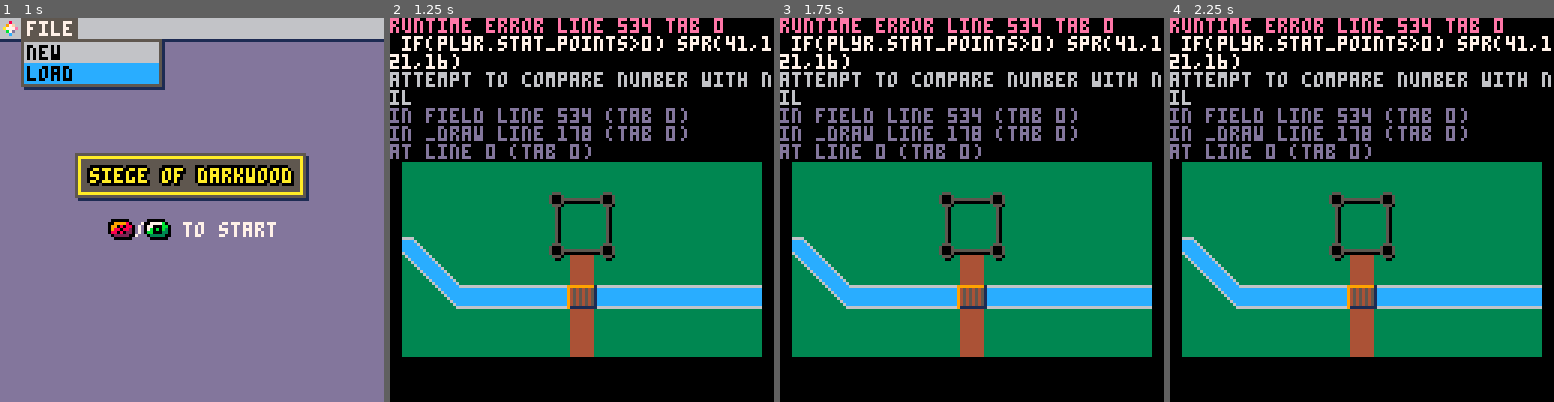
Above: before the commit, frames 1-4 (left to right).
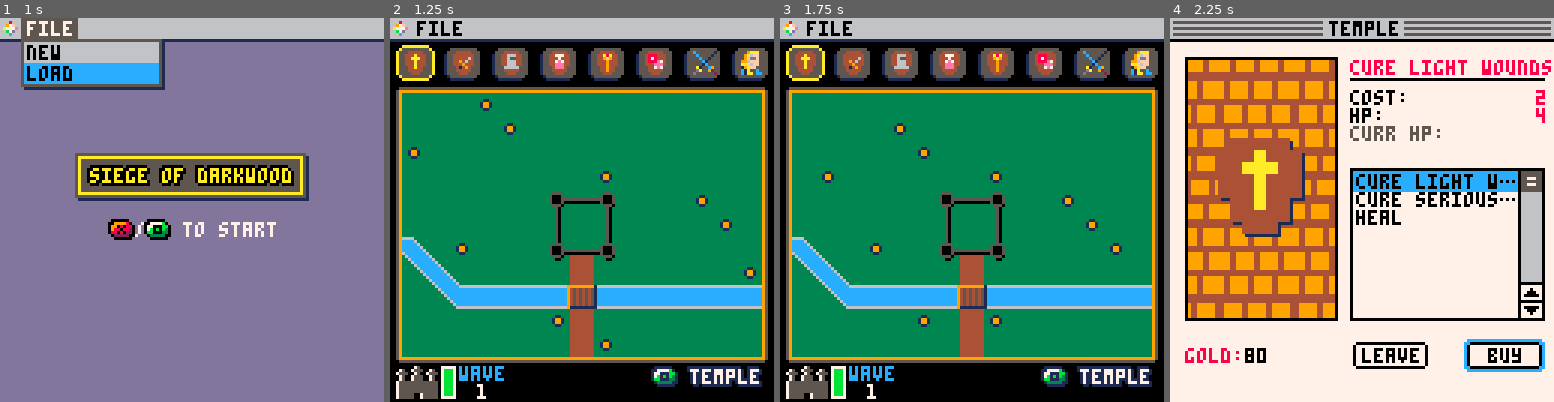
Above: after the commit, the same moments.

Repository: jessekremer/siege-of-darkwood
Game: PICO-8 cartridge siege_of_darkwood.p8
Same seed, same stepped clock (60 frames per second), same inputs: the game is played once before the commit and once after it.
Inputs:
- Up to frame 1 (1 s): tap O (Z key) at 0.33 s; tap Down at 0.7 s
- Up to frame 2 (1.25 s): tap O (Z key) at 1.07 s
- Up to frame 3 (1.75 s): tap X (X key) at 1.43 s
- Up to frame 4 (2.25 s): hold Up from 1.97 s (still down); tap X (X key) at 2.07 s; tap O (Z key) at 2.22 s

Frame 1 is identical in both runs. In frame 2, 39% of the frame differs, in the area x 0-100%, y 0-100%; in frame 3, 39%; in frame 4, 96%.
Error before the commit: runtime error line 534 tab 0; if(plyr.stat_points>0) spr(41,121,16); attempt to compare number with nil

Commit message:
Added animation system. Fixed wave advancement after battles.

Diff:
--- a/siege_of_darkwood.p8
+++ b/siege_of_darkwood.p8
@@ -6,8 +6,8 @@
 		x=8,
 		y=8,
 		lvl=1,
-		hp=10,
-		curr_hp=10,
+		hp=14,
+		curr_hp=14,
 		gold=80,
 		exp=0,
 		ac=10,
@@ -33,8 +33,8 @@
 		potions={},
 		bs="c"
 		}
-	reset_plyr=plyr
-	save_plyr={}
+	reset_plyr={}
+	save_plyr=deepcopy(plyr)
 	save_fmap={}
 	save_wave=1
 
@@ -144,8 +144,9 @@
 end
 
 function _update()
+	if(plyr.win and btnp(ユか✽ゆ)) reset()
 	if(plyr.dead and btnp(🅾️)) then
-		_init()
+		reset()
 	elseif (gamestate==0 and (btnp(🅾️) or btnp(❎)) and fmenu==false) then
 			fmenu=true
 	elseif (fmenu) then
@@ -176,6 +177,7 @@
 	if (wave_reset) wave_init()
 	if (gamestate==0) then
 		title_screen()
+		reset_plyr=deepcopy(plyr)
 	elseif (gamestate==1) then
 		cls()
 		field()
@@ -261,7 +263,6 @@
 	--spr(icon,27,53)
 	--sspr( sx, sy, sw, sh, dx, dy, [dw,] [dh,] [flip_x,] [flip_y] )
 	sspr(104,8,8,8,17,41,32,32)
-	--sspr(104,8,8,8,15,39,34,34)
 	sspr(icon,8,8,8,16,40,32,32)
 
 	--textbox
@@ -401,7 +402,6 @@
 function scroll_bar(x,y,h)
 	scy=y+(h/list_max)*(list_start+list_pos-1)-(h/list_max)
 	if(scy>y+h-10) scy=y+h-10
-	--if(list_pos+list_start==list_limit) scy=y+h-10
 	spr(18,x,scy)
 
     palt(0,false)
@@ -414,6 +414,26 @@
 
 -->8
 --helper
+function animate(tbl)
+	if(tbl.offset>=tbl.spd) then
+		if(tbl.size=="s") then
+		    rn=ceil(rnd(3))
+		    if(rn==1) tbl.spr=tbl.stspr+16
+		    if(rn==2) tbl.spr=tbl.stspr+17
+		    if(rn==3) tbl.spr=tbl.stspr+1
+		else
+		    rn=ceil(rnd(4))
+		    if(rn==1) tbl.spr=tbl.stspr+16
+		    if(rn==2) tbl.spr=tbl.stspr+17
+		    if(rn==3) tbl.spr2=tbl.stspr
+		    if(rn==4) tbl.spr2=tbl.stspr+1
+		end
+		tbl.offset=0
+	else
+		tbl.offset+=1
+	end
+end
+
 function centre_text(str)
 	pos=((32*4)-(#str*4))/2
 	return pos
@@ -582,6 +602,10 @@
 			end
 		end
 	end
+	pset(2,23,0)
+	pset(2,114,0)
+	pset(125,114,0)
+	pset(125,23,0)
 end
 
 function field_active()
@@ -894,12 +918,13 @@
 		if (fmap[r][y].type!="x") then
 			fmap[r][y].type="e"
 			gbl={creature="goblin",spr=192,{}}
-			orc={creature="orc",spr=193,{}}
-			hob={creature="hobgoblin",spr=195,{}}
-			cap={creature="guard captain",spr=197,{}}
-			ogr={creature="ogre",spr=196,{}}
-			kgt={creature="knight",spr=194,{}}
-			if(wave==1) rn=rnd({gbl,gbl,gbl,orc})
+			orc={creature="orc",spr=194,{}}
+			hob={creature="hobgoblin",spr=224,{}}
+			cap={creature="guard captain",spr=228,{}}
+			ogr={creature="ogre",spr=226,{}}
+			kgt={creature="knight",spr=196,{}}
+			hgiant={creature="hill giant",spr=200,{}}
+			if(wave==1) rn=rnd({gbl,gbl,gbl,hob})
 			if(wave==2) rn=rnd({gbl,gbl,hob,orc,{gbl,gbl}})
 			if(wave==3) rn=rnd({orc,hob,{hob,gbl},hob})
 			if(wave==4) rn=rnd({cap,{orc,hob},cap,hob})
@@ -1053,7 +1078,8 @@
 		line(64,25+spc,73,25+spc,7)
 		line(64,25+spc,64,34+spc,7)
 		rectfill(65,26+spc,74,35+spc,0)
-		spr(enemy[i].spr,66,27+spc)
+		--enemy avatar
+		spr(enemy[i].stspr,66,27+spc)
 		--dead
 		if (enemy[i].curr_hp<=0) spr(49,66,27+spc)
 		print(enemy[i].type,77,25+spc,7)
@@ -1088,7 +1114,11 @@
 	rect(bx+1,by,bx+58,92,7)
 	spr(11,bc,74)
 	for i=1,#enemy do
-		if(enemy[i].curr_hp>0) spr(enemy[i].spr+16,(i)*bp,by+30)
+		if(enemy[i].curr_hp>0) then
+			animate(enemy[i])
+			spr(enemy[i].spr,(i)*bp,by+30)
+			if(enemy[i].size=="l") spr(enemy[i].spr2,(i)*bp,by+22)
+		end
 	end
 
 	if(plyr.curr_hp<=0) plyr.dead=true plyr.x=8 plyr.y=8
@@ -1110,12 +1140,13 @@
 		end
 		tlog="enemies drop "..tostr(gold).." gp and "..tostr(xp).." experience. "
 		level(plyr.exp)
-	end
-end
-
-function battle_attack()
-	if (hit(e[epos].ac,plyr.str,0)) then
-		d=dmg(plyr.d,0)
+		wave_adv=true
+	end
+end
+
+--[[function battle_attack()
+	if (hit(e[epos].ac,plyr.dex)) then
+		d=dmg(plyr.d,bonus(plyr.str))
 		if (e[epos].curr_hp-d >= 0) then
 			e[epos].curr_hp-=d
 		else
@@ -1126,7 +1157,7 @@
 		log="derek missed "..e[epos].type
 	end
 	return log
-end
+end]]--
 
 function battle_list(items,type)
 	pad=12
@@ -1180,8 +1211,8 @@
 end
 
 function attack(atk,def)
-	if (hit(def.ac,atk.str,0)) then
-		d=dmg(atk.d,0)
+	if (hit(def.ac,atk.dex)) then
+		d=dmg(atk.d,bonus(atk.str))
 		if (def.curr_hp-d >= 0) then
 			def.curr_hp-=d
 		else
@@ -1201,21 +1232,22 @@
 end
 
 function spell(atk,def,style,spell)
-	if (hit(def.ac,atk.str,0)) then
+	if (hit(def.ac,atk.dex)) then
 		if(style=="spell") then
+			d=bonus(atk.int)
 			if(spell=="fire bolt") then
 				if(lvl>=17) then
-					d=droll(4,10)
+					d+=droll(4,10)
 				elseif(lvl >= 11) then
-					d=droll(3,10)
+					d+=droll(3,10)
 				elseif(lvl >= 5) then
-					d=droll(2,10)
+					d+=droll(2,10)
 				else
-					d=droll(1,10)
+					d+=droll(1,10)
 				end
 			end
-			if(spell=="lightning") d=droll(8,6)
-			if(spell=="disintegrate") d=droll(10,6)+40
+			if(spell=="lightning") d+=droll(8,6)
+			if(spell=="disintegrate") d+=droll(10,6)+40
 		else
 			d=dmg(atk.d,0)
 		end
@@ -1248,11 +1280,11 @@
 	return log
 end
 
-function hit(ac,str,bns)
+function hit(ac,bns)
 	hit_result=false
 	dice=ceil(rnd(20))
 
-	if (dice+bns+bonus(str) > ac) hit_result=true
+	if (dice+bonus(bns) > ac) hit_result=true
 
 	return hit_result
 end
@@ -1285,7 +1317,7 @@
    end
 end
 
-function bonus(stat)--**
+function bonus(stat)
 	b=0
 	comp=1
 	for i=-5,10 do
@@ -1301,26 +1333,6 @@
 
 function level(xp)
 	lvl = plyr.lvl
-	--max number in pico-8 is 32768
-	--[[if(xp>=30 and lvl<2) lvl=2 xp-=30
-	if(xp>=60 and lvl<3) lvl=3 xp-=60
-	if(xp>=180 and lvl<4) lvl=4 xp-=180
-	if(xp>=380 and lvl<5) lvl=5 xp-=380
-	if(xp>=750 and lvl<6) lvl=6 xp-=750
-	if(xp>=900 and lvl<7) lvl=7 xp-=900
-	if(xp>=1100 and lvl<8) lvl=8 xp-=1100
-	if(xp>=1400 and lvl<9) lvl=9 xp-=1400
-	if(xp>=1600 and lvl<10) lvl=10 xp-=1600
-	if(xp>=2100 and lvl<11) lvl=11 xp-=2100
-	if(xp>=1500 and lvl<12) lvl=12 xp-=1500
-	if(xp>=2000 and lvl<13) lvl=13 xp-=2000
-	if(xp>=2000 and lvl<14) lvl=14 xp-=2000
-	if(xp>=2500 and lvl<15) lvl=15 xp-=2500
-	if(xp>=3000 and lvl<16) lvl=16 xp-=3000
-	if(xp>=3000 and lvl<17) lvl=17 xp-=3000
-	if(xp>=4000 and lvl<18) lvl=18 xp-=4000
-	if(xp>=4000 and lvl<19) lvl=19 xp-=4000
-	if(xp>=5000 and lvl<20) lvl=20 xp-=5000]]--
 
 	for i=1,20 do
 		if(lvl<i and xp>=lvl_up[i]) then
@@ -1352,104 +1364,122 @@
 	end]]--
 	if (type=="goblin") then
 		tbl={
-			spr=192,
+			stspr=192,spr=208,
+			offset=0,spd=0,
 			type=type,
 			d=4,--1d6
-			cr=0.25,ac=15,hp=7,str=8,dex=14,con=10,int=10,wis=8,cha=8,curr_hp=7,
+			cr=0.25,ac=12,hp=7,str=8,dex=14,con=10,int=10,wis=8,cha=8,curr_hp=7,
 			exp=6,
 			gold=10,
-			init=0
+			init=0,
+			size="s"
 			}
 	end
 	if (type=="hobgoblin") then
 		tbl={
-			spr=195,
+			stspr=224,spr=240,
+			offset=0,spd=0,
 			type=type,
 			d=6,--1d10+1
 			cr=0.5,ac=18,hp=11,str=13,dex=12,con=12,int=10,wis=10,cha=9,curr_hp=11,
 			exp=10,
 			gold=20,
-			init=0
+			init=0,
+			size="s"
 			}
 	end
 	if (type=="orc") then
 		tbl={
-			spr=193,
+			stspr=194,spr=210,
+			offset=0,spd=0,
 			type=type,
 			d=6,--1d12
 			cr=0.5,ac=13,hp=15,str=16,dex=12,con=16,int=7,wis=11,cha=10,curr_hp=15,
 			exp=10,
 			gold=20,
-			init=0
+			init=0,
+			size="s"
 			}
 	end
 	if (type=="knight") then
 		tbl={
-			spr=194,
+			stspr=196,spr=212,
+			offset=0,spd=0,
 			type=type,
 			d=6,--2d6
 			cr=3,ac=18,hp=52,str=16,dex=11,con=14,int=11,wis=11,cha=15,curr_hp=52,
 			exp=70,
 			gold=100,
-			init=0
+			init=0,
+			size="s"
 			}
 	end
 	if (type=="ogre") then
 		tbl={
-			spr=196,
+			stspr=226,spr=242,
+			offset=0,spd=0,
 			type=type,
 			d=16,--2d8+4
 			cr=2,ac=11,hp=59,str=19,dex=8,con=16,int=5,wis=7,cha=7,curr_hp=59,
 			exp=45,
 			gold=90,
-			init=0
+			init=0,
+			size="s"
 			}
 	end
 	if (type=="guard captain") then
 		tbl={
-			spr=197,
+			stspr=228,spr=244,
+			offset=0,spd=0,
 			type=type,
 			d=20,--2d10+2 two handed
 			cr=2,ac=15,hp=65,str=15,dex=16,con=14,int=14,wis=11,cha=14,curr_hp=65,
 			exp=20,
 			gold=40,
-			init=0
+			init=0,
+			size="s"
 			}
 	end
 	if (type=="hill giant") then
 		tbl={
-			spr=198,
+			stspr=200,spr=216,spr2=200,
+			offset=0,spd=0,
 			type=type,
 			d=48,--2x 3d8+5
 			cr=5,ac=13,hp=105,str=21,dex=8,con=19,int=5,wis=9,cha=6,curr_hp=105,
 			exp=180,
 			gold=200,
-			init=0
+			init=0,
+			size="l"
 			}
 	end
 	if (type=="minotaur") then
 		tbl={
-			spr=199,
+			stspr=202,spr=218,spr2=202,
+			offset=0,spd=0,
 			type=type,
 			d=28,--2d12+4
 			cr=3,ac=14,hp=76,str=18,dex=11,con=16,int=6,wis=16,cha=9,curr_hp=76,
 			exp=70,
 			gold=160,
-			init=0
+			init=0,
+			size="l"
 			}
 	end
 	if (type=="stone giant") then
 		tbl={
-			spr=200,
+			stspr=204,spr=220,spr2=204,
+			offset=0,spd=0,
 			type=type,
 			d=48,--2x 3d8+6
 			cr=7,ac=17,hp=126,str=23,dex=15,con=20,int=10,wis=12,cha=9,curr_hp=126,
 			exp=290,
 			gold=280,
-			init=0
+			init=0,
+			size="l"
 			}
 	end
-
+	tbl.spd=10+ceil(rnd(3))
 	tbl.init=initiative(bonus(tbl.dex))
 	return tbl
 end
@@ -1504,7 +1534,7 @@
 end
 
 function reset()
-	plyr=reset_plyr
+	plyr=deepcopy(reset_plyr)
 	fmap={}
 	wave=1
 	wave_init()
Not shown, changed: 32 lines of the sprite sheet (__gfx__) section of siege_of_darkwood.p8
